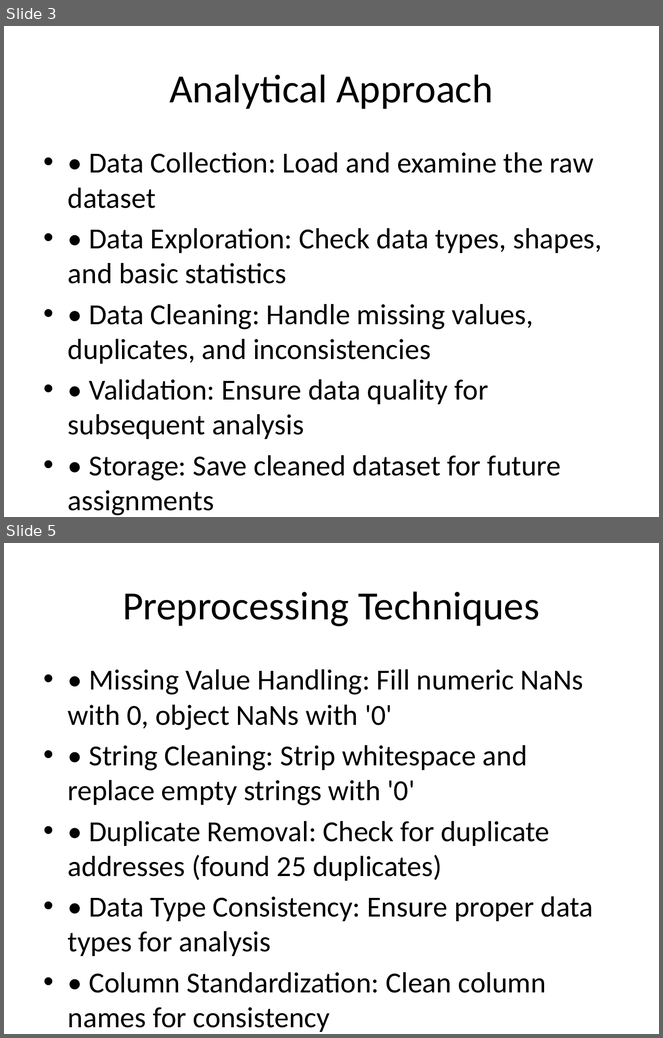
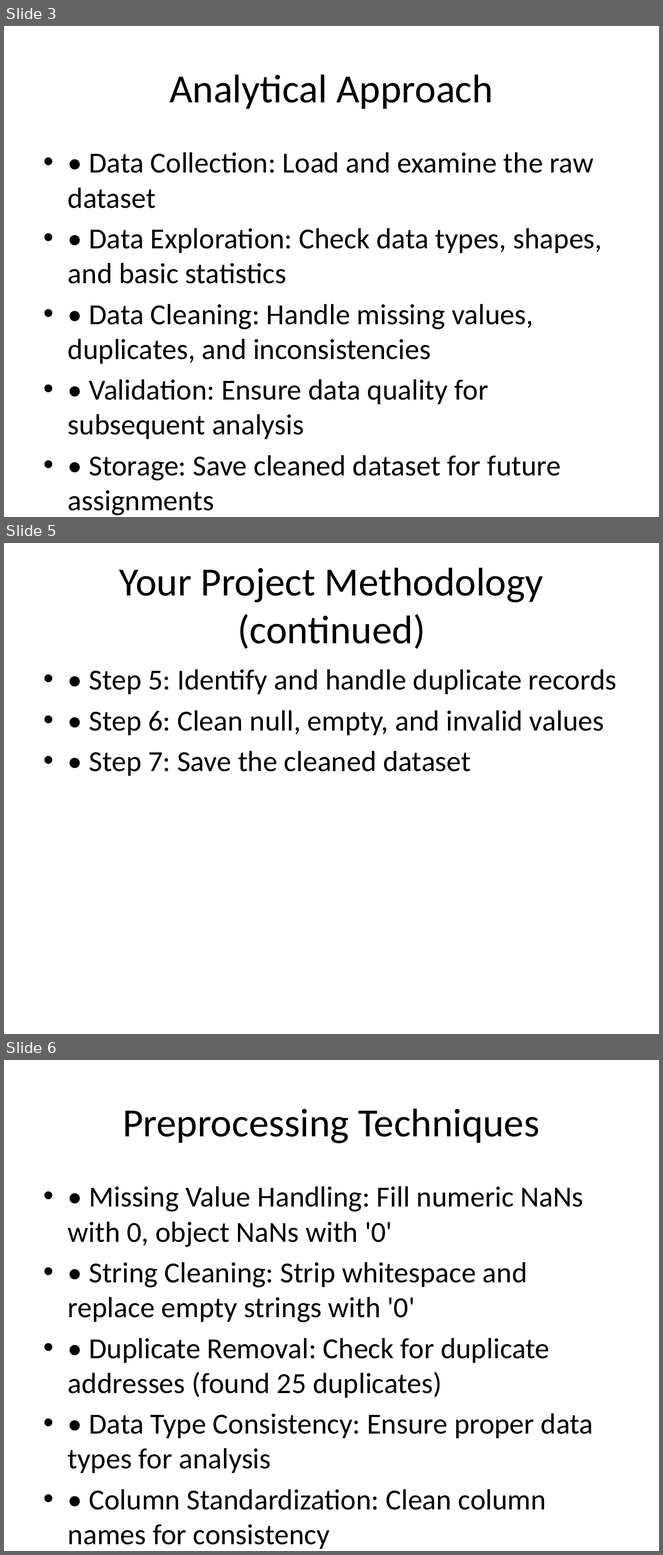
Before and after one commit to AhmadFarazWeb3Developer/Ethereum-Fraud-Detection-Using-AI, a slide deck: Assignment_01/Assignment_01_Presentation.pptx. Shown one above the other, each under a label of ours: slides 3 and 5 before the commit, slides 3, 5 and 6 after it; the slides between them are not shown. The pictures are 663x1038 and 663x1555 pixels, drawn with LibreOffice and Linux fonts; fonts in the diff are those of the drawing. Boxes give left, top, right and bottom in pixels: in the first picture for what was removed or moved away, otherwise in the second. Text is boxed around its words. In the diff, an @@ line names an element or a change of style, - is before the commit and + after.

```diff
--- a/Assignment_01/Assignment_01_Presentation.pptx
+++ b/Assignment_01/Assignment_01_Presentation.pptx
@@ slide 5 added at <box>4,543,659,1034</box>, background #FFFFFF @@
@@ title added at <box>119,567,544,649</box>, 44 pt, text #000000 @@
+Your Project Methodology (continued)
@@ text added at <box>89,669,617,776</box>, 32 pt, text #000000 @@
+• • Step 5: Identify and handle duplicate records
+• • Step 6: Clean null, empty, and invalid values
+• • Step 7: Save the cleaned dataset
@@ what was slide 5 is now slide 6 @@
```
Also in this commit, not shown: 1 slide changed, 4 other files.
